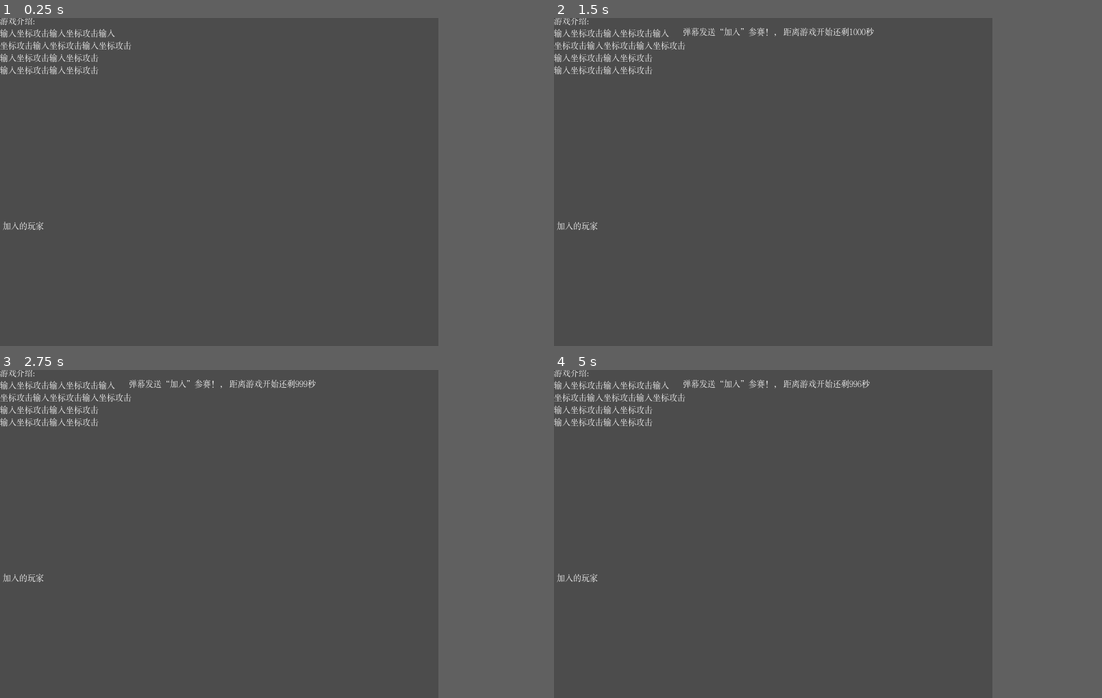
Above: before the commit, frames 1-4 (two rows, left to right).
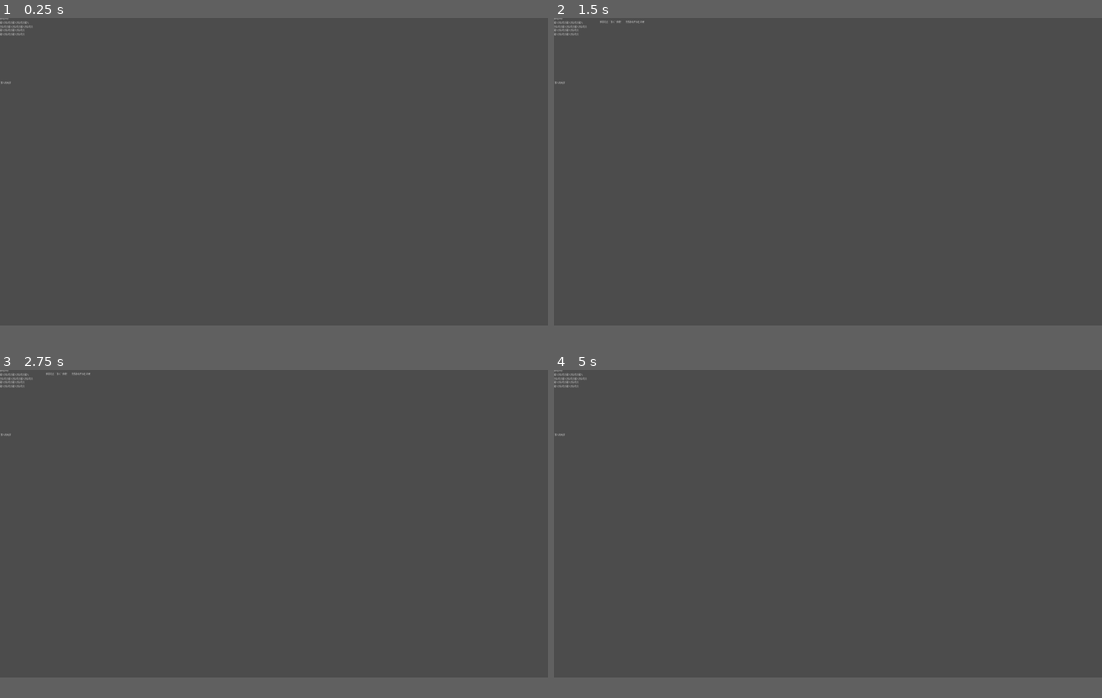
Above: after the commit, the same moments.

Repository: knil0o/tanmaku-battleship
Game: Godot game, scene res://MainScene.tscn
Same seed, same stepped clock (60 frames per second), same inputs: the game is played once before the commit and once after it.
Inputs (mouse positions are in pixels of both pictures, inside the frame that each line leads up to):
- Up to frame 1 (0.25 s): no input
- Up to frame 2 (1.5 s): tap Enter at 0.5 s; move the mouse to (871, 165) at 0.52 s; click (871, 165) at 0.67 s; tap Space at 1.25 s; move the mouse to (685, 198) at 1.27 s; click (685, 198) at 1.42 s
- Up to frame 3 (2.75 s): tap Enter at 2 s; move the mouse to (263, 461) at 2.02 s; click (263, 461) at 2.17 s
- Up to frame 4 (5 s): tap Space at 2.75, 4.25 s; move the mouse to (751, 599) at 2.77 s; click (751, 599) at 2.92 s; tap Enter at 3.5 s; move the mouse to (904, 583) at 3.52 s; click (904, 583) at 3.67 s; move the mouse to (641, 484) at 4.27 s; click (641, 484) at 4.42 s
In our replay, the window is 640x480 before the commit and 800x450 after it. These sizes can differ from the game's own. Grey fills any space a smaller window leaves; there, only what the larger window draws over its background counts as a difference.

The runs differ from the first frame. In frame 1, 1.1% of the frame differs, in the area x 0-24%, y 0-65%; in frame 2, 1.4%, in the area x 0-59%, y 0-65%; in frame 3, 1.4%; in frame 4, 1.4%.

Commit message:
feat:通过路径生成棋盘

Diff:
--- a/Controller/BiliController.gd
+++ b/Controller/BiliController.gd
@@ -1,6 +1,6 @@
 extends Node
 # The URL we will connect to
-export(String) var room_url = "https://live.bilibili.com/23848025?hotRank=0&session_id=a57af09ab51d3aec8885cb9fcda58fdf_50152752-3361-46A7-82B8-FF0419C1CC36&visit_id=3cnd699zwk80"
+export(String) var room_url = "http://live.bilibili.com/6249349"
 export(String) var websocket_url = "ws://localhost:7852/"
 
 # Our WebSocketClient instance
@@ -9,9 +9,9 @@
 var expire_s = 10
 
 signal on_msg_expire
-signal on_hit_pos(player_name, pos)
+signal on_hit_pos(player_name, pos, target)
 signal on_player_in(player_name)
-
+signal on_error(message)
 func _ready():
 	# Connect base signals to get notified of connection open, close, and errors.
 	_client.connect("connection_closed", self, "_closed")
@@ -42,14 +42,42 @@
 	# You MUST always use get_peer(1).put_packet to send data to server,
 	# and not put_packet directly when not using the MultiplayerAPI.
 	_client.get_peer(1).put_packet("Test packet".to_utf8())
+#弹幕发送“加入”加入本轮游戏，回合中发送玩家编号和棋盘坐标攻击（如："1，j,8"，攻击编号为1的玩家的坐标为j,8的格子）忽略大小写
+func _on_data():
 
-func _on_data():
 	last_msg_time = OS.get_time()
 	var json = _client.get_peer(1).get_packet().get_string_from_utf8();
-	print("Got data from server: ", json)
+	print("Got data from server: {}, {}", json , OS.get_datetime())
 	var dict = JSON.parse(json).get_result()
-	if(dict["content"] == "加入"):
-		emit_signal("on_player_in", dict["name"])
+	var error
+	var content = dict["content"].to_lower().strip_escapes()
+	var player_name = dict["name"]
+	var is_pos = content.find(",") != -1 || content.find("，") != -1
+
+	if(content == "加入"):
+		emit_signal("on_player_in", player_name)
+	elif(is_pos):
+		var pos_arr = content.split(",")
+		if(pos_arr.size() < 3):
+			pos_arr = content.split("，")
+		if(pos_arr.size() < 3):
+			error = player_name + "输入" + content+"无法执行"
+			emit_signal("on_error", error)
+			return
+		var player_index = pos_arr[0]
+		var pos_y = max(int(pos_arr[2]) -1, 0)
+		var pos_char = pos_arr[1]
+		var pos_x = char_to_pos(pos_char)
+		var real_pos = Vector2(pos_x, pos_y)
+		print("转化后的坐标 ", real_pos)
+		emit_signal("on_hit_pos", player_name, real_pos, -1)
+
+func char_to_pos(aj: String):
+	var array = ['a', 'b', 'c', 'd', 'e', 'f', 'g', 'h', 'i', 'j']
+	for chara in array:
+		if chara == aj:
+			return array.find(chara)
+
 
 func _process(delta):
 	# Call this in _process or _physics_process. Data transfer, and signals
--- a/MainScene.gd
+++ b/MainScene.gd
@@ -9,8 +9,8 @@
 export(PackedScene) var controller
 export(int) var start_wait_time = 5
 export(int) var turn_wait_time = 30
-var chess_board1
-var chess_board2
+export(float) var cheess_board_offset = 100
+export(int) var max_player_count = 6
 var players = []
 #上一次操作的玩家
 var operate_player: int = 0
@@ -28,6 +28,9 @@
 func _process(delta):
 
 	if(start_wait_time == 0):
+		while players.size() < max_player_count:
+			add_player("老爷"+ str(randi()))
+
 		game_start()
 
 	if(start_wait_time < 0):
@@ -44,13 +47,21 @@
 	print("game start")
 	#重要！否则重复调用
 	start_wait_time -=1
-	yield(get_tree().create_timer(1), "timeout")
+
 	get_tree().call_group("start", "queue_free")
 	#下面是游戏逻辑
+	var path_position = $Path/Follow
+	$Path.curve.add_point(Vector2(0, 0), Vector2(100, 0))
 	for player in players:
+		path_position.offset += cheess_board_offset
 		var chess_board = chess_board_scene.instance()
+		add_child(chess_board)
+		chess_board.position = path_position.position
+		print("path" + str(path_position.position))
+		print(path_position.get_offset())
 
 	#棋盘生成完毕后，启动回合计时器
+	yield(get_tree().create_timer(1), "timeout")
 	start_turn_timer()
 
 	#chess_board1 = chess_board_scene.instance()
@@ -90,11 +101,14 @@
 
 
 #玩家输入指令
-func _on_WsController_on_hit_pos(player_name, pos):
-	pass # Replace with function body.
+func _on_WsController_on_hit_pos(player_name, pos, target):
+	pass
 
 
 #加入玩家
 func _on_WsController_on_player_in(player_name):
-	players.append(player_name)
-	$HUD.add_player(player_name)
+	add_player(player_name)
+
+func add_player(name: String):
+	players.append(name)
+	$HUD.add_player(name)
--- a/MainScene.tscn
+++ b/MainScene.tscn
@@ -6,12 +6,16 @@
 [ext_resource path="res://chessboard/ChessBoard.tscn" type="PackedScene" id=4]
 [ext_resource path="res://HUD/HUD.tscn" type="PackedScene" id=5]
 
+[sub_resource type="Curve2D" id=1]
+_data = {
+"points": PoolVector2Array( 0, 0, 0, 0, 88, 80, 0, 0, 0, 0, 544, 96, 0, 0, 0, 0, 1032, 88, 0, 0, 0, 0, 1104, 536, 0, 0, 0, 0, 664, 616, 0, 0, 0, 0, 208, 552, 0, 0, 0, 0, 48, 480, 0, 0, 0, 0, 88, 80 )
+}
+
 [node name="Node" type="Node"]
 script = ExtResource( 1 )
 chess_board_scene = ExtResource( 4 )
 player_scene = ExtResource( 3 )
 controller = ExtResource( 2 )
-start_wait_time = 1000
 
 [node name="WaitPlayerTimer" type="Timer" parent="." groups=["start"]]
 autostart = true
@@ -21,7 +25,13 @@
 [node name="TurnTimer" type="Timer" parent="."]
 
 [node name="WsController" parent="." instance=ExtResource( 2 )]
-room_url = "https://live.bilibili.com/6249349?visit_id=5237n1x3nfo0"
+
+[node name="Path" type="Path2D" parent="."]
+curve = SubResource( 1 )
+
+[node name="Follow" type="PathFollow2D" parent="Path"]
+position = Vector2( 88, 80 )
+rotation = 0.0350735
 
 [connection signal="timeout" from="WaitPlayerTimer" to="." method="_on_WaitPlayerTimer_timeout"]
 [connection signal="timeout" from="TurnTimer" to="." method="_on_TurnTimer_timeout"]
--- a/chessboard/ChessBoard.gd
+++ b/chessboard/ChessBoard.gd
@@ -23,6 +23,10 @@
 var ship_positions = []
 var lock_positions = []
 var hit_positions = []
+
+func set_player_info(message: String):
+	$PlayerInfo.text = message
+
 func _ready():
 
 
@@ -41,7 +45,7 @@
 		if(ship_pos == hit_pos):
 			#击中了
 			ship_positions.erase(ship_pos)
-			print("now has" + str(ship_positions))
+			#print("now has" + str(ship_positions))
 			set_cellv(hit_pos, 0)
 			return ship_positions
 		elif(!hit_positions.has(hit_pos)):
@@ -89,7 +93,7 @@
 	while pos.x < (ship.x + pos_origin.x):
 		while pos.y < (ship.y + pos_origin.y):
 			var draw_pos= Vector2(pos.x, pos.y)
-			print("ship placed in " + str(draw_pos))
+			#print("ship placed in " + str(draw_pos))
 			ship_positions.append(draw_pos)
 			add_surround_lock(draw_pos)
 			pos.y += 1
@@ -121,7 +125,7 @@
 				var out_of_range = try_pos.x > chess_board_scale.x || try_pos.y > chess_board_scale.y
 				#print("out of range:" +str(try_pos))
 				if (lock_pos.x == try_pos.x && lock_pos.y == try_pos.y) || out_of_range :
-					print("ship cannot placed in " + str(try_pos))
+					#print("ship cannot placed in " + str(try_pos))
 					return false
 			try_pos.y += 1
 		try_pos.y = pos_origin.y
--- a/chessboard/ChessBoard.tscn
+++ b/chessboard/ChessBoard.tscn
@@ -1,10 +1,11 @@
-[gd_scene load_steps=6 format=2]
+[gd_scene load_steps=7 format=2]
 
 [ext_resource path="res://chessboard/ChessBoard.tres" type="TileSet" id=1]
 [ext_resource path="res://chessboard/ChessBoard.gd" type="Script" id=2]
 [ext_resource path="res://ship/Ship1x1.tscn" type="PackedScene" id=3]
 [ext_resource path="res://chessboard/SeaAttacked.tscn" type="PackedScene" id=4]
 [ext_resource path="res://chessboard/Sea.tscn" type="PackedScene" id=5]
+[ext_resource path="res://font/chinese.tres" type="DynamicFont" id=6]
 
 [node name="ChessBoard" type="TileMap"]
 tile_set = ExtResource( 1 )
@@ -19,3 +20,10 @@
 ship_scene = ExtResource( 3 )
 attacked_sea_scene = ExtResource( 4 )
 sea_scene = ExtResource( 5 )
+
+[node name="PlayerInfo" type="Label" parent="."]
+margin_top = 240.0
+margin_right = 319.0
+margin_bottom = 265.0
+custom_fonts/font = ExtResource( 6 )
+align = 1
--- a/project.godot
+++ b/project.godot
@@ -16,8 +16,8 @@
 
 [display]
 
-window/size/width=320
-window/size/height=240
+window/size/width=1280
+window/size/height=720
 window/size/test_width=1280
 window/size/test_height=720
 window/dpi/allow_hidpi=true
Not shown: 1 places in MainScene.tscn that only renumber resources
